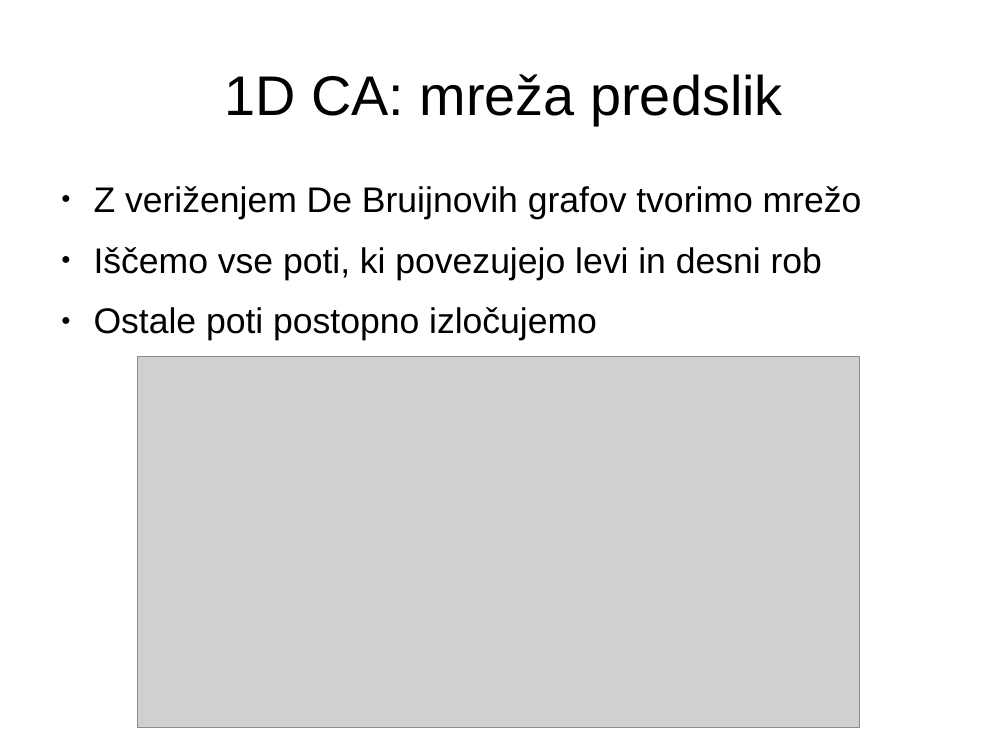
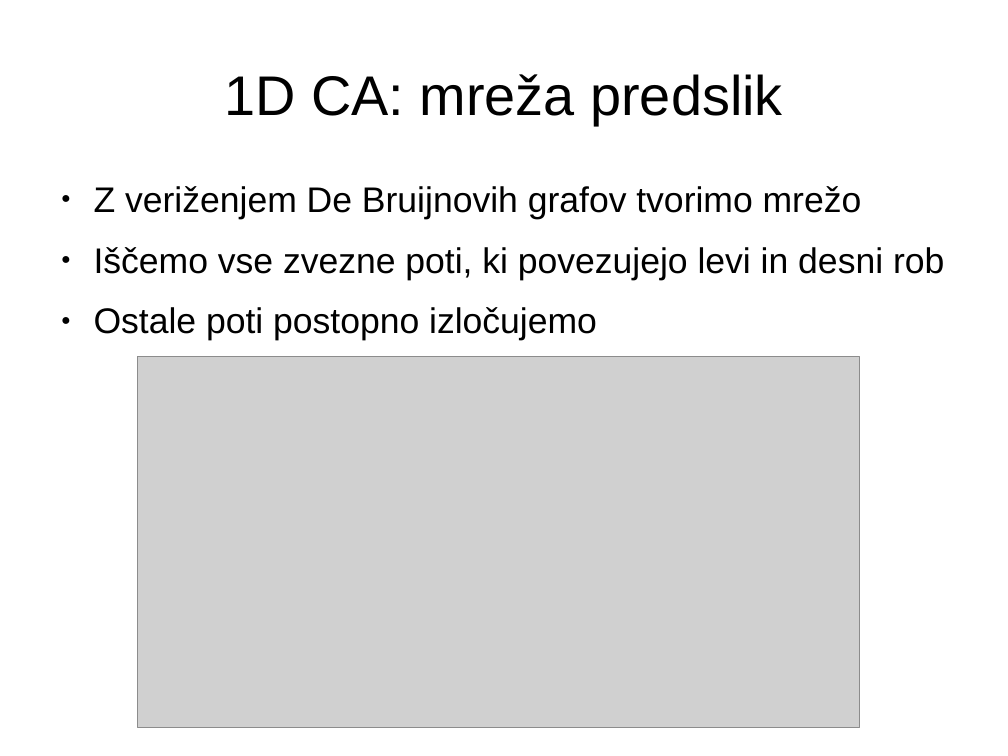
Before and after one commit to jeras/fri-latex-templates, a slide deck: slide 5 of predstavitev/predstavitev.odp. Drawn at 1008x756 pixels with LibreOffice and Linux fonts; fonts in the diff are those of the drawing; grey boxes stand for pictures. Boxes give left, top, right and bottom in pixels: in the first picture for what was removed or moved away, otherwise in the second. Text is boxed around its words. In the diff, an @@ line names an element or a change of style, - is before the commit and + after.

Commit message:
dodal 2D De Bruijnov diagram in mrećo predslik

```diff
--- a/predstavitev/predstavitev.odp
+++ b/predstavitev/predstavitev.odp
@@ text at <box>94,247,944,280</box>: text changed @@
-● Iščemo vse poti, ki povezujejo levi in desni rob
+● Iščemo vse zvezne poti, ki povezujejo levi in desni rob
```
Also in this commit, not shown: 2 other slides changed, 2 slides added, 1 slide removed, 3 other files.
